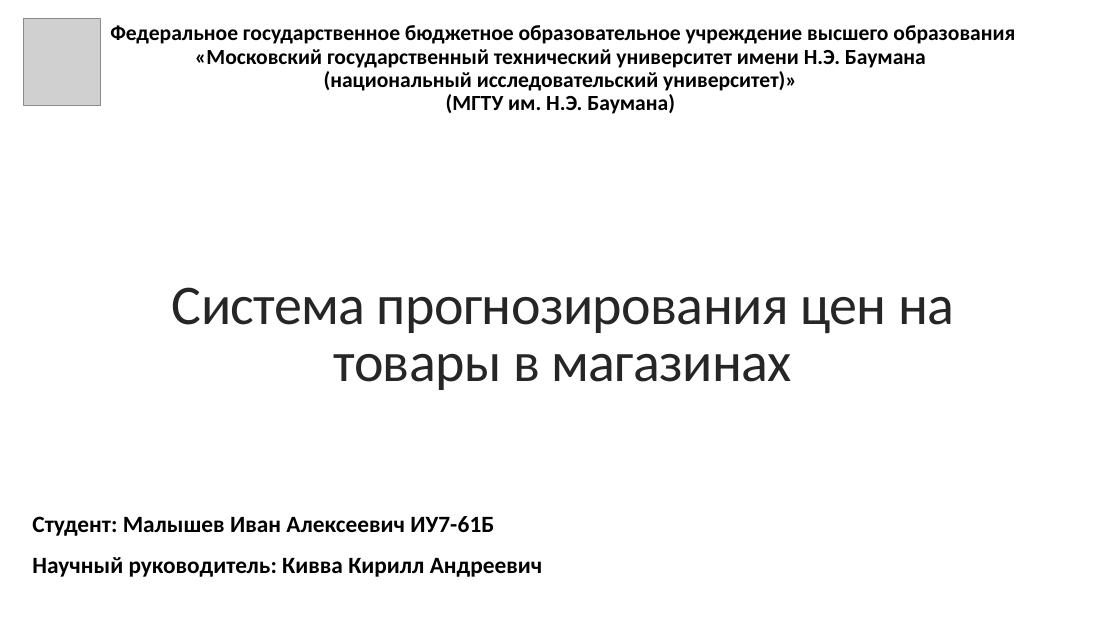
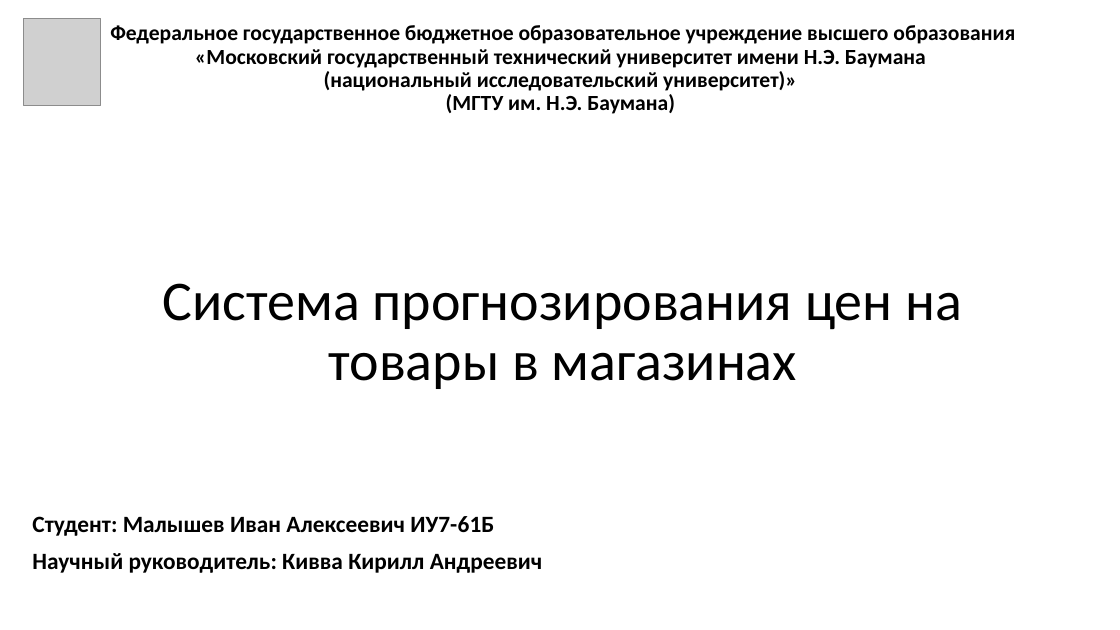
Before and after one commit to Yokud/DBCourseWork, a slide deck: slide 1 of docs/Presentation.pptx. Drawn at 1120x630 pixels with LibreOffice and Linux fonts; fonts in the diff are those of the drawing; grey boxes stand for pictures. Boxes give left, top, right and bottom in pixels: in the first picture for what was removed or moved away, otherwise in the second. Text is boxed around its words. In the diff, an @@ line names an element or a change of style, - is before the commit and + after.

```diff
--- a/docs/Presentation.pptx
+++ b/docs/Presentation.pptx
@@ title "Система прогнозирования цен на товары ..." at [163,283,962,389]: text colour #262626 to #000000, letter spacing -0.5 to 0 pt; line spacing 0.85 to 0.9 @@
@@ subtitle "Студент: Малышев Иван Алексеевич ИУ7-61Б" at [32,516,542,573]: less space between paragraphs @@
```
Also in this commit, not shown: 16 other slides changed, 7 other files.
